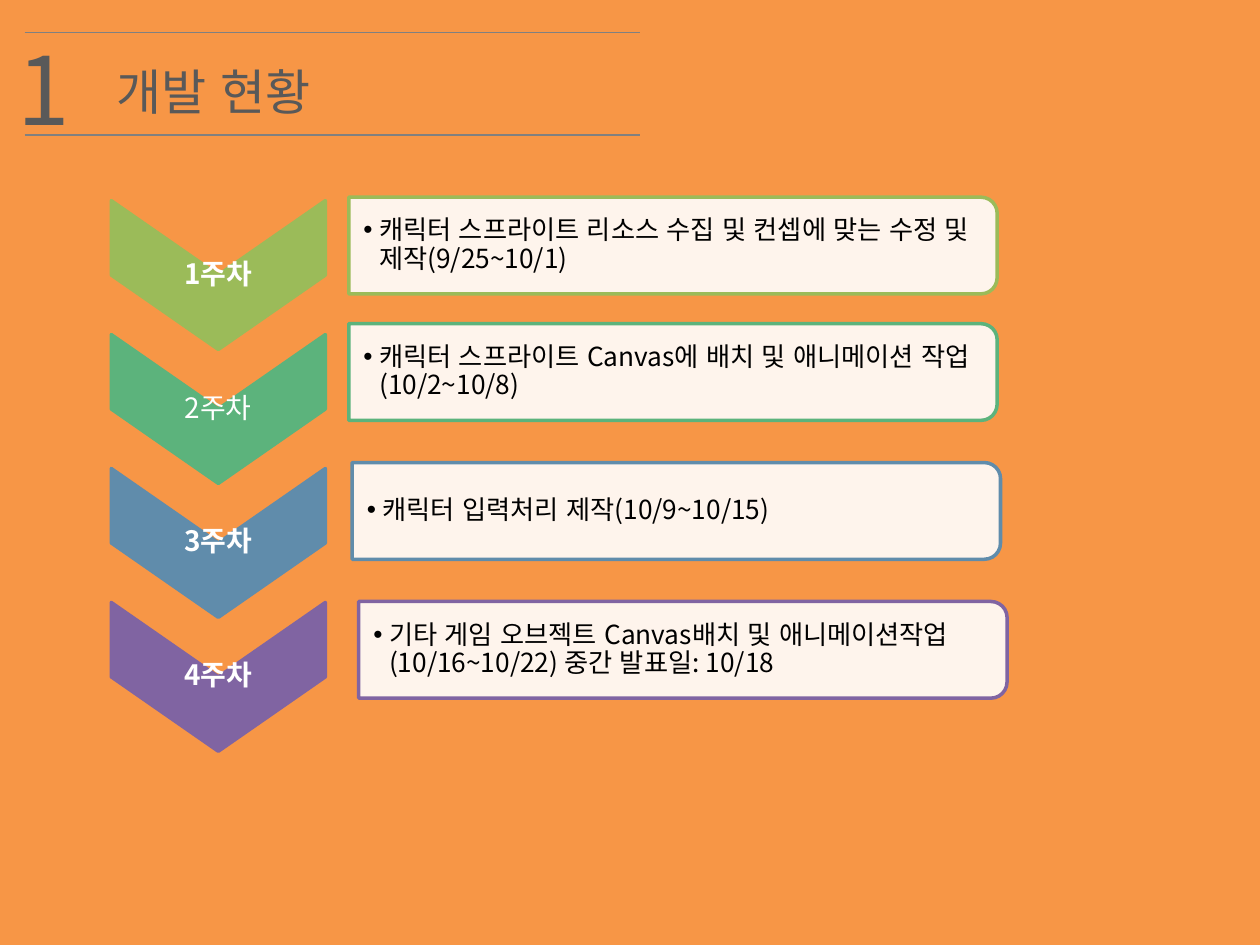
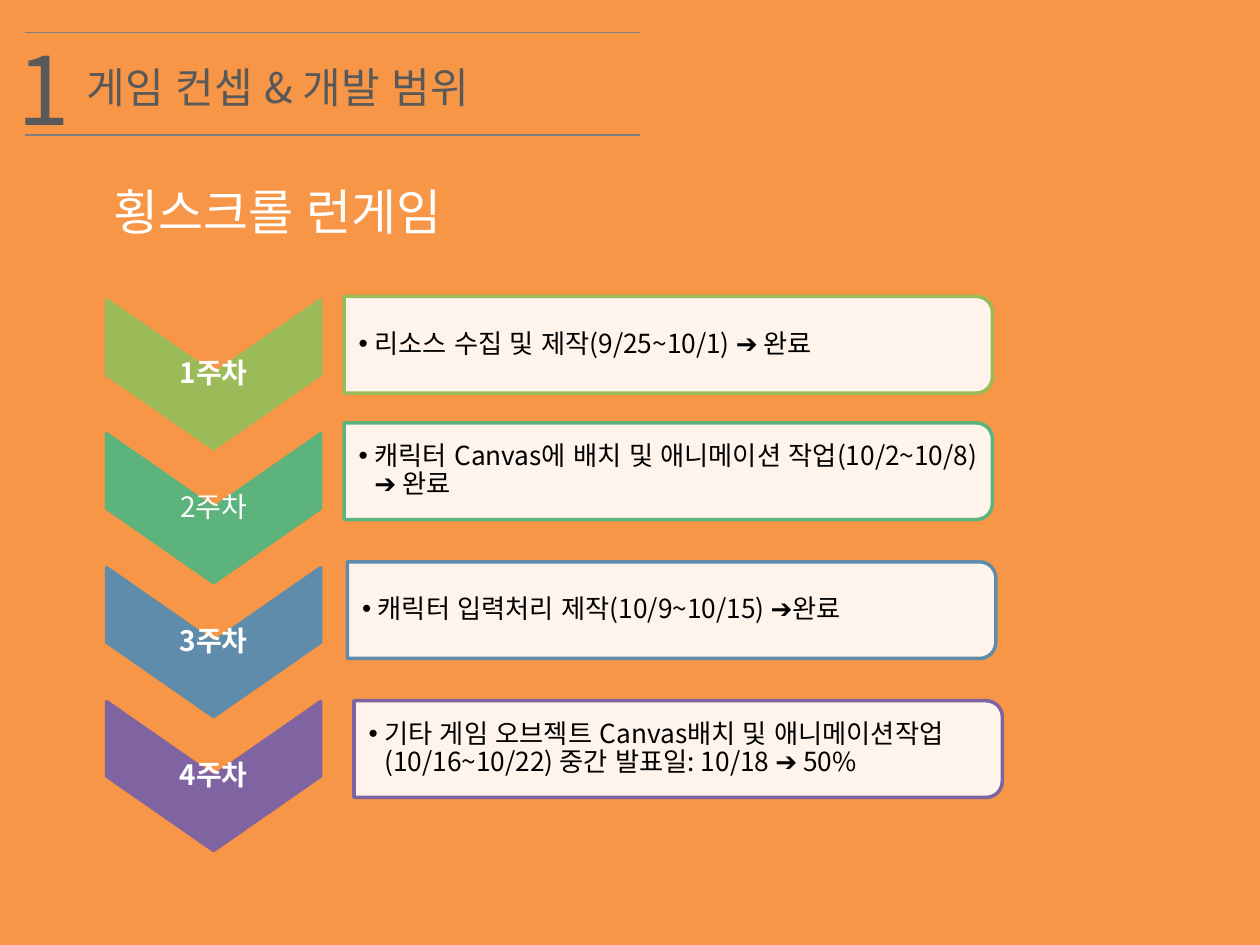
Before and after one commit to True-right-circle/2D-Gameprograming-homework, a slide deck: slide 2 of 2D게임프로그래밍 Term_Project 중간 2012182042 진우원.pptx. Drawn at 1260x945 pixels with LibreOffice and Linux fonts; fonts in the diff are those of the drawing. Boxes give left, top, right and bottom in pixels: in the first picture for what was removed or moved away, otherwise in the second. Text is boxed around its words. In the diff, an @@ line names an element or a change of style, - is before the commit and + after.

Commit message:
중간발표 ppt 수정본

```diff
--- a/2D게임프로그래밍 Term_Project 중간 2012182042 진우원.pptx
+++ b/2D게임프로그래밍 Term_Project 중간 2012182042 진우원.pptx
@@ text at [87, 68, 469, 107]: text changed; size 28 to 24 pt @@
-개발 현황
+게임 컨셉 & 개발 범위
@@ text added at [113, 189, 442, 234], 28 pt, text #FFFFFF @@
+횡스크롤 런게임
@@ text at [374, 331, 812, 358]: text changed @@
-  •• 캐릭터 스프라이트 리소스 수집 및 컨셉에 맞는 수정 및 제작(9/25~10/1)
+  •• 리소스 수집 및 제작(9/25~10/1) ➔ 완료
@@ text at [374, 443, 978, 495]: text changed @@
-  •• 캐릭터 스프라이트 Canvas에 배치 및 애니메이션 작업(10/2~10/8)
+  •• 캐릭터 Canvas에 배치 및 애니메이션 작업(10/2~10/8) ➔ 완료
@@ text at [378, 596, 841, 623]: text changed @@
-  •• 캐릭터 입력처리 제작(10/9~10/15)
+  •• 캐릭터 입력처리 제작(10/9~10/15) ➔완료
@@ 4 texts, 4 round same rects, 4 chevrons: place and size @@
-4 texts, 4 round same rects, 4 chevrons at [111, 198, 1008, 751]
+4 texts, 4 round same rects, 4 chevrons at [106, 296, 1003, 850]
@@ text at [384, 721, 943, 776]: text changed @@
-  •• 기타 게임 오브젝트 Canvas배치 및 애니메이션작업(10/16~10/22) 중간 발표일: 10/18
+  •• 기타 게임 오브젝트 Canvas배치 및 애니메이션작업(10/16~10/22) 중간 발표일: 10/18 ➔ 50%
```
Also in this commit, not shown: 2 other slides changed, 6 slides removed.
